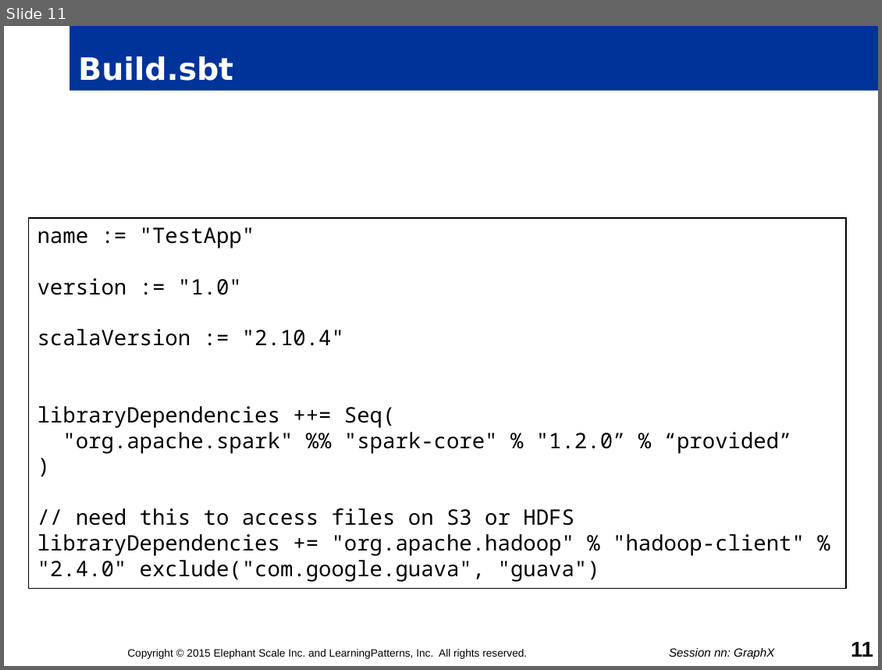
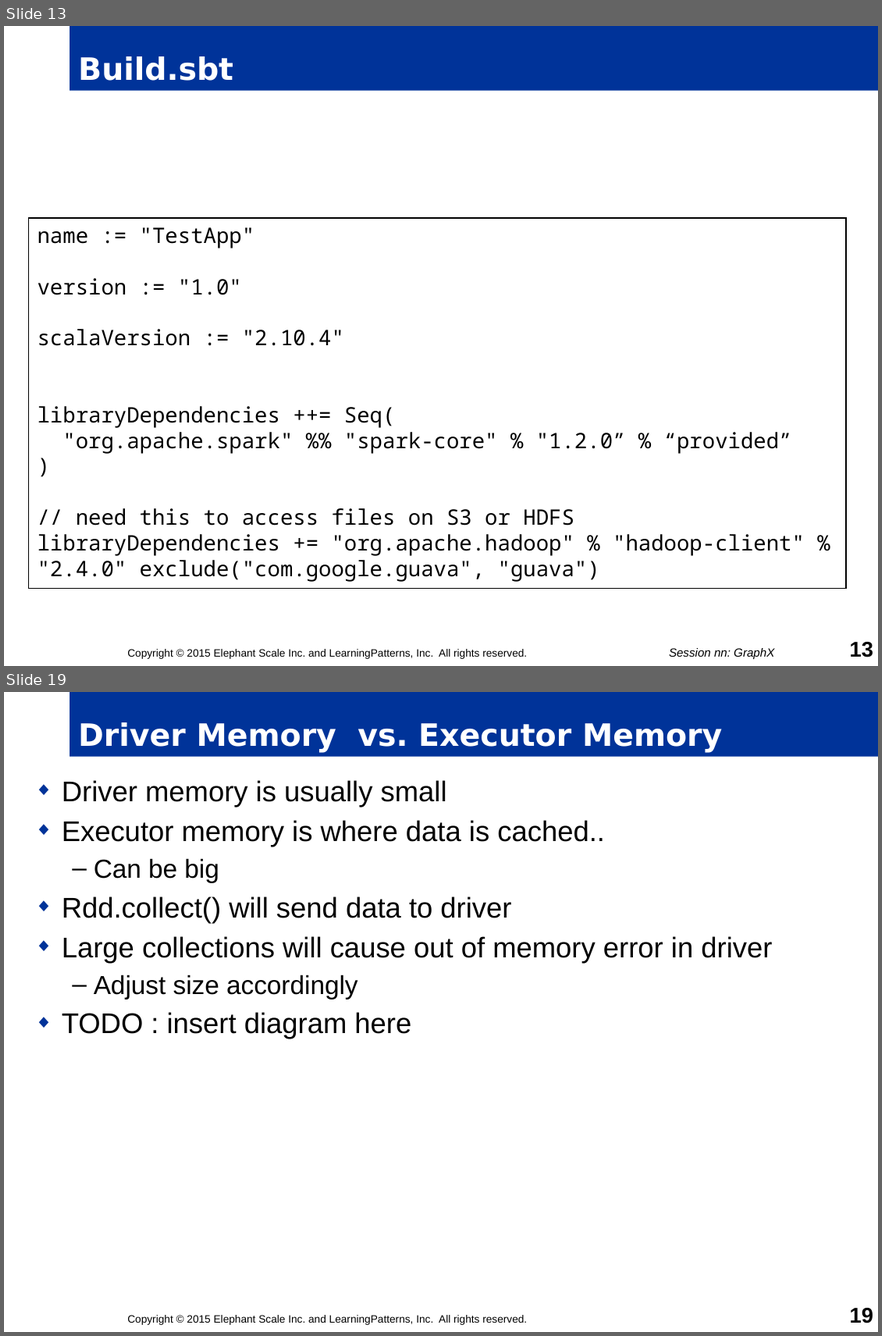
Before and after one commit to mattvinks/spark-labs, a slide deck: slides/05-Spark_API.pptm. Shown one above the other, each under a label of ours: slide 11 before the commit, slides 13 and 19 after it; the slides between them are not shown. The pictures are 882x670 and 882x1336 pixels, drawn with LibreOffice and Linux fonts; fonts in the diff are those of the drawing; background and template pictures are left out. Boxes give left, top, right and bottom in pixels: in the first picture for what was removed or moved away, otherwise in the second. Text is boxed around its words. In the diff, an @@ line names an element or a change of style, - is before the commit and + after.

```diff
--- a/slides/05-Spark_API.pptm
+++ b/slides/05-Spark_API.pptm
@@ slide 19 added at (x1=4, y1=692, x2=878, y2=1332), background #FFFFFF @@
@@ title added at (x1=70, y1=692, x2=878, y2=757), fill #003399, 26 pt, text #FFFFFF, bold @@
+Driver Memory vs. Executor Memory
@@ text added at (x1=62, y1=780, x2=772, y2=1039), 24 pt, text #000000 @@
+◆ Driver memory is usually small
+◆ Executor memory is where data is cached..
+  – Can be big
+◆ Rdd.collect() will send data to driver
+◆ Large collections will cause out of memory error in driver
+  – Adjust size accordingly
+◆ TODO : insert diagram here
@@ text added at (x1=127, y1=1314, x2=527, y2=1325), 9 pt, text #000000 @@
+Copyright © 2015 Elephant Scale Inc. and LearningPatterns, Inc. All rights reserved.
@@ page number added at (x1=850, y1=1307, x2=873, y2=1323), 18 pt, text #000000, bold @@
+19
@@ what was slide 11 is now slide 13 @@
@@ page number at (x1=850, y1=641, x2=873, y2=657): text changed @@
-11
+13
```
Also in this commit, not shown: 5 slides changed, 17 other slides added, 1 other file.
